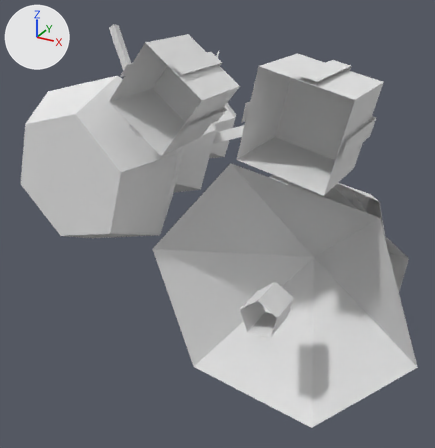
An edit to the OBJ model src/components/3dmodel/Christmax.obj, drawn before and after from the same camera.
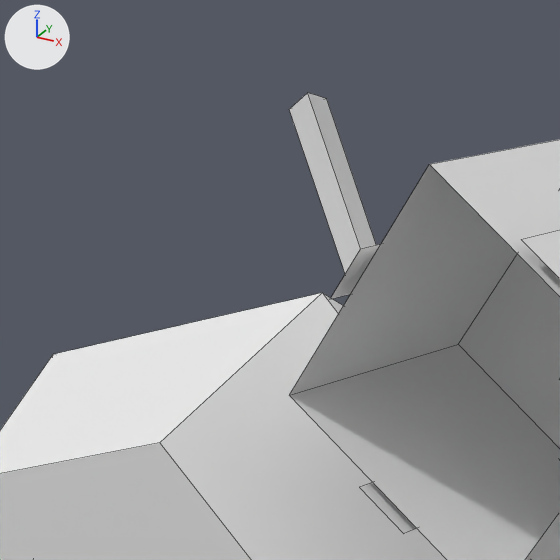
Old and new are each drawn whole from a camera (50 mm lens) standing at (1.475, -3.131, 1.016) and looking at (-0.114, -0.241, -0.429) and again close up on the part from 8% to 41% of the width and 0% to 32% of the height. Every picture has the same lights, and +X, +Y and +Z are marked at upper left. The close-ups show mesh edges as thin lines. Where no turn or scale is listed for an object, it has been applied to the vertices.

Before the edit, the objects in view are built like this:
```python
me_giftboxribbon2_cube_005 = bpy.data.meshes.new('GiftboxRibbon2_Cube.005')
me_giftboxribbon2_cube_005.from_pydata(...)  # 20 vertices, 5 faces; spans x -0.209..0.14, y -0.969..-0.609, z 0.275..0.624
me_giftboxribbon2_cube_005.materials.append(mat_none)  # white #e7e7e7
me_snowmanbelly_sphere = bpy.data.meshes.new('SnowmanBelly_Sphere')
me_snowmanbelly_sphere.from_pydata(...)  # 18 vertices, 14 faces; spans x -1.064..-0.1, y -0.963..-0.385, z -0.481..0.481
me_snowmanbelly_sphere.materials.append(mat_none)  # white #e7e7e7
me_snowmanrighthand_cylinder_001 = bpy.data.meshes.new('SnowmanRightHand_Cylinder.001')
me_snowmanrighthand_cylinder_001.from_pydata([(-0.791, 0.002, 0.22), (-0.996, 0.068, 0.633), (-0.781, -0.059, 0.234), (-0.986, 0.007, 0.648), (-0.834, -0.042, 0.205), (-1.04, 0.024, 0.619)], [], [(0, 1, 3, 2), (2, 3, 5, 4), (4, 5, 1, 0)])
me_snowmanrighthand_cylinder_001.materials.append(mat_none)  # white #e7e7e7
ob_giftboxribbon2_cube_005 = bpy.data.objects.new('GiftboxRibbon2_Cube.005', me_giftboxribbon2_cube_005)
ob_giftboxribbon2_cube_005.location = (0.0, 0.0, 0.0)
ob_snowmanbelly_sphere = bpy.data.objects.new('SnowmanBelly_Sphere', me_snowmanbelly_sphere)
ob_snowmanbelly_sphere.location = (0.0, 0.0, 0.0)
ob_snowmanrighthand_cylinder_001 = bpy.data.objects.new('SnowmanRightHand_Cylinder.001', me_snowmanrighthand_cylinder_001)
ob_snowmanrighthand_cylinder_001.location = (0.0, 0.0, 0.0)
# also in view: 'Giftbox2_Cube.004' at (-0.035, -0.791, 0.45)
```
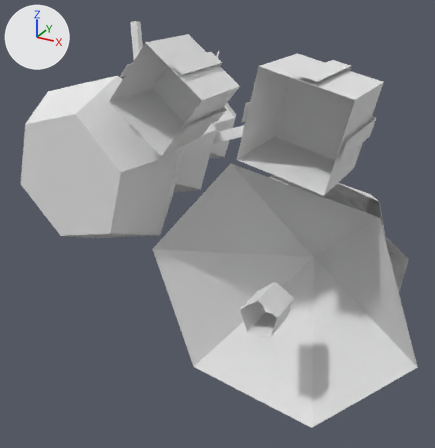
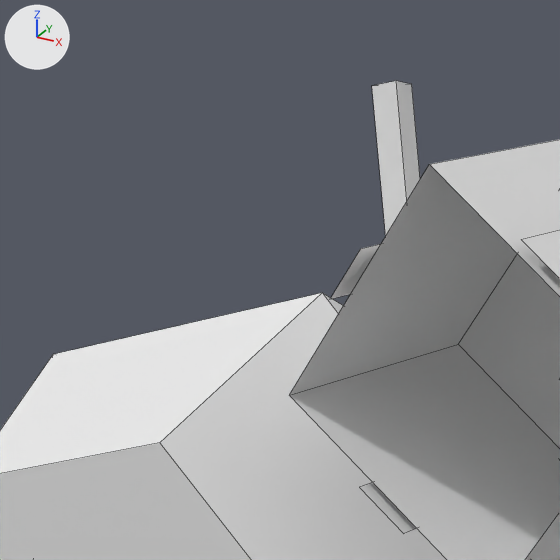
What differs and where, as boxes (x1, y1, x2, y2) in the close-ups (560 x 560 px):
'SnowmanRightHand_Cylinder.001', deleted
    before: (289, 93, 376, 274)
'SnowmanRightHand_Cylinder.004', added
    after: (372, 81, 420, 235)

Edits to the bpy script that builds the scene:
```text
Add me_snowmanrighthand_cylinder_004:
    me_snowmanrighthand_cylinder_004.from_pydata([(-0.755, 0.002, 0.206), (-0.826, 0.068, 0.663), (-0.741, -0.059, 0.217), (-0.812, 0.007, 0.674), (-0.801, -0.042, 0.206), (-0.872, 0.024, 0.662)], [], [(0, 1, 3, 2), (2, 3, 5, 4), (4, 5, 1, 0)])
    me_snowmanrighthand_cylinder_004.materials.append(mat_none)  # white #e7e7e7
Remove ob_snowmanrighthand_cylinder_001:
    ob_snowmanrighthand_cylinder_001 = bpy.data.objects.new('SnowmanRightHand_Cylinder.001', me_snowmanrighthand_cylinder_001)
    ob_snowmanrighthand_cylinder_001.location = (0.0, 0.0, 0.0)
Add ob_snowmanrighthand_cylinder_004:
    ob_snowmanrighthand_cylinder_004 = bpy.data.objects.new('SnowmanRightHand_Cylinder.004', me_snowmanrighthand_cylinder_004)
    ob_snowmanrighthand_cylinder_004.location = (0.0, 0.0, 0.0)
```
